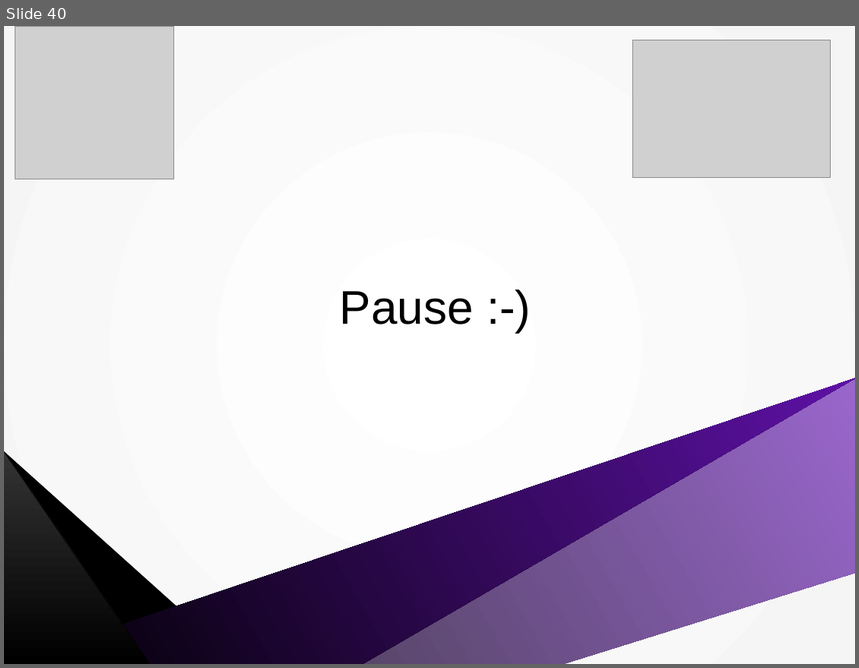
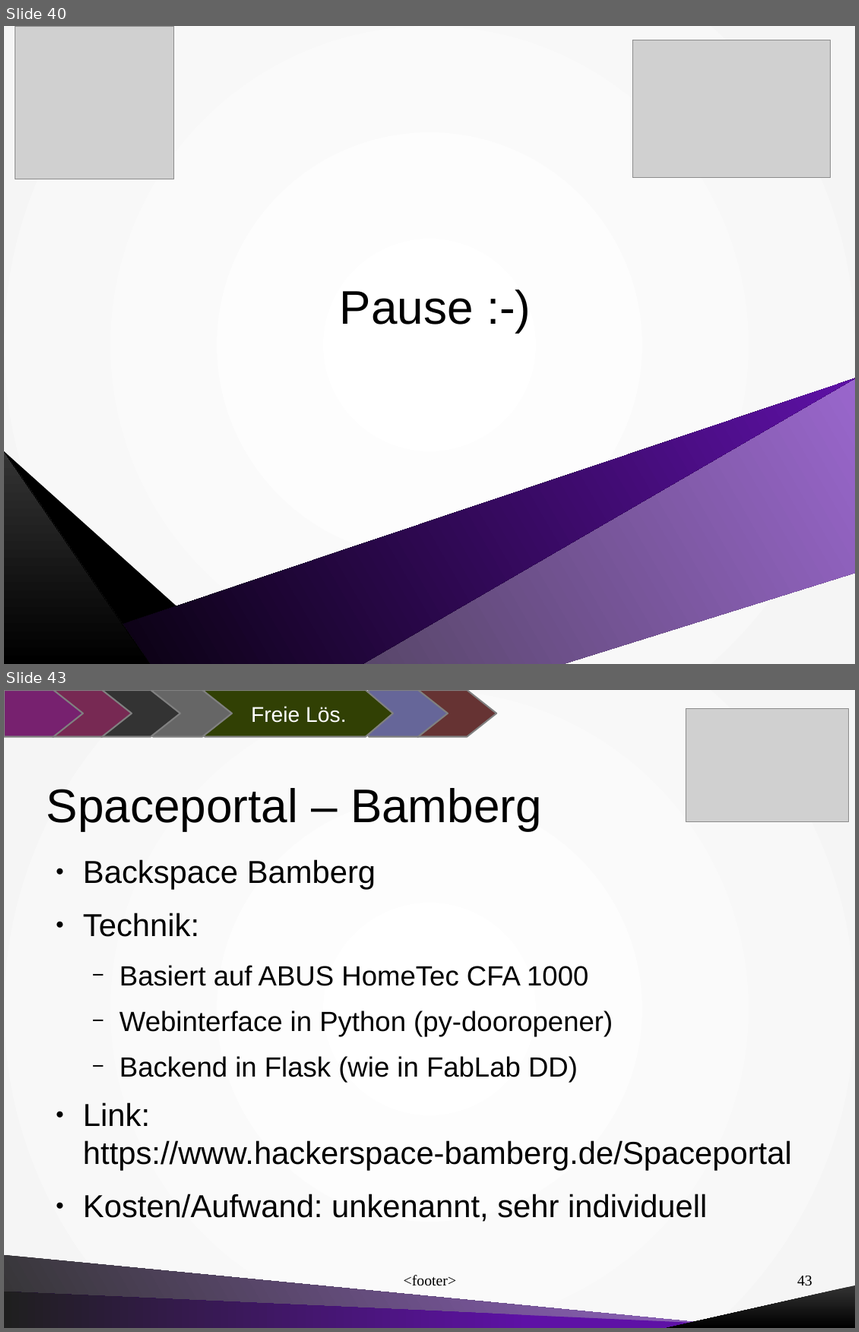
Before and after one commit to mdrobisch/roseguarden, a slide deck: documentation/presentations/Talk_at_VOW_Dresden_Germany_2015-11-06.odp. Shown one above the other, each under a label of ours: slide 40 before the commit, slides 40 and 43 after it; the slides between them are not shown. The pictures are 859x668 and 859x1332 pixels, drawn with LibreOffice and Linux fonts; fonts in the diff are those of the drawing; grey boxes stand for pictures. Boxes give left, top, right and bottom in pixels: in the first picture for what was removed or moved away, otherwise in the second. Text is boxed around its words. In the diff, an @@ line names an element or a change of style, - is before the commit and + after.

```diff
--- a/documentation/presentations/Talk_at_VOW_Dresden_Germany_2015-11-06.odp
+++ b/documentation/presentations/Talk_at_VOW_Dresden_Germany_2015-11-06.odp
@@ slide 43 added at bbox=[4, 690, 855, 1328], background gradient #FFFFFF to #F5F5F5 @@
@@ freeform shape added at bbox=[4, 690, 83, 737], fill #77216F, outline #808080 1.45 pt @@
@@ freeform shape added at bbox=[53, 690, 132, 737], fill #772953, outline #808080 1.45 pt @@
@@ freeform shape added at bbox=[101, 690, 180, 737], fill #333333, outline #808080 1.45 pt @@
@@ freeform shape added at bbox=[153, 690, 232, 737], fill #666666, outline #808080 1.45 pt @@
@@ freeform shape added at bbox=[205, 690, 393, 737], fill #314004, outline #808080 1.45 pt, 20 pt, text #FFFFFF @@
+Freie Lös.
@@ freeform shape added at bbox=[369, 690, 447, 737], fill #666699, outline #808080 1.45 pt @@
@@ freeform shape added at bbox=[418, 690, 496, 737], fill #663333, outline #808080 1.45 pt @@
@@ picture added at bbox=[686, 708, 849, 822] @@
@@ title added at bbox=[47, 788, 542, 831], 44 pt, text #000000 @@
+Spaceportal – Bamberg
@@ text added at bbox=[83, 859, 792, 1222], 29.6 pt, text #000000 @@
+● Backspace Bamberg
+● Technik:
+  − Basiert auf ABUS HomeTec CFA 1000
+  − Webinterface in Python (py-dooropener)
+  − Backend in Flask (wie in FabLab DD)
+● Link: https://www.hackerspace-bamberg.de/Spaceportal
+● Kosten/Aufwand: unkenannt, sehr individuell
@@ freeform shape added at bbox=[4, 1255, 758, 1328], fill gradient #353535 to #9966CC @@
@@ text added at bbox=[404, 1275, 456, 1287], 14 pt, text #000000 @@
+<footer>
@@ page number added at bbox=[797, 1276, 813, 1287], 14 pt, text #000000 @@
+43
@@ freeform shape added at bbox=[4, 1293, 813, 1328], fill gradient #5E11A6 to #1F1F1F @@
@@ freeform shape added at bbox=[667, 1287, 855, 1328], fill gradient #333333 to #000000 @@
```
Also in this commit, not shown: 7 slides changed, 21 other slides added, 2 slides removed.
